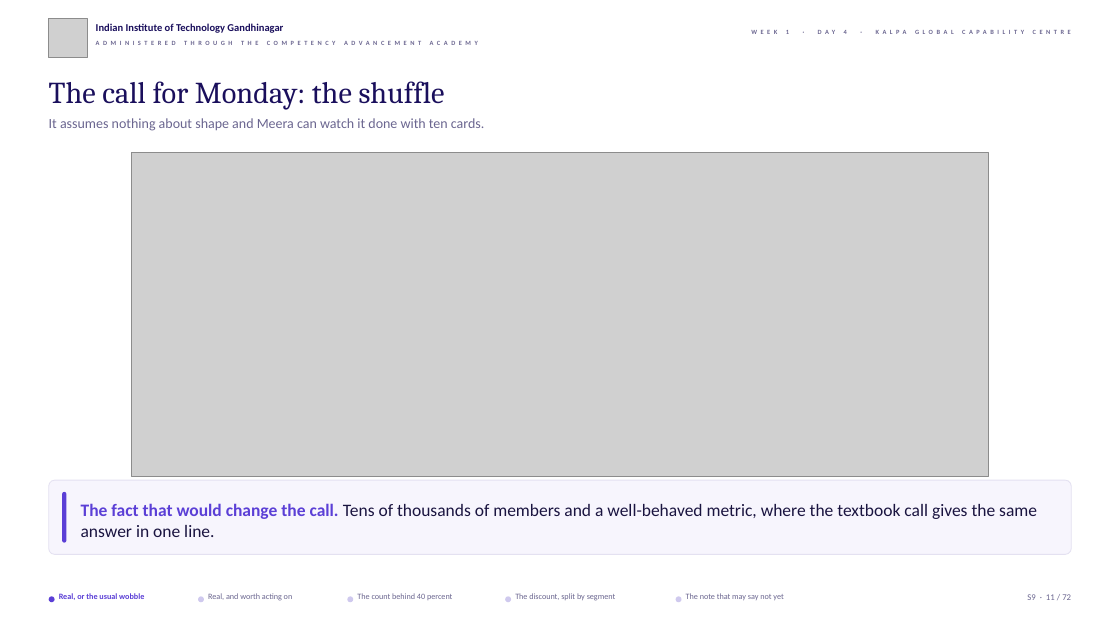
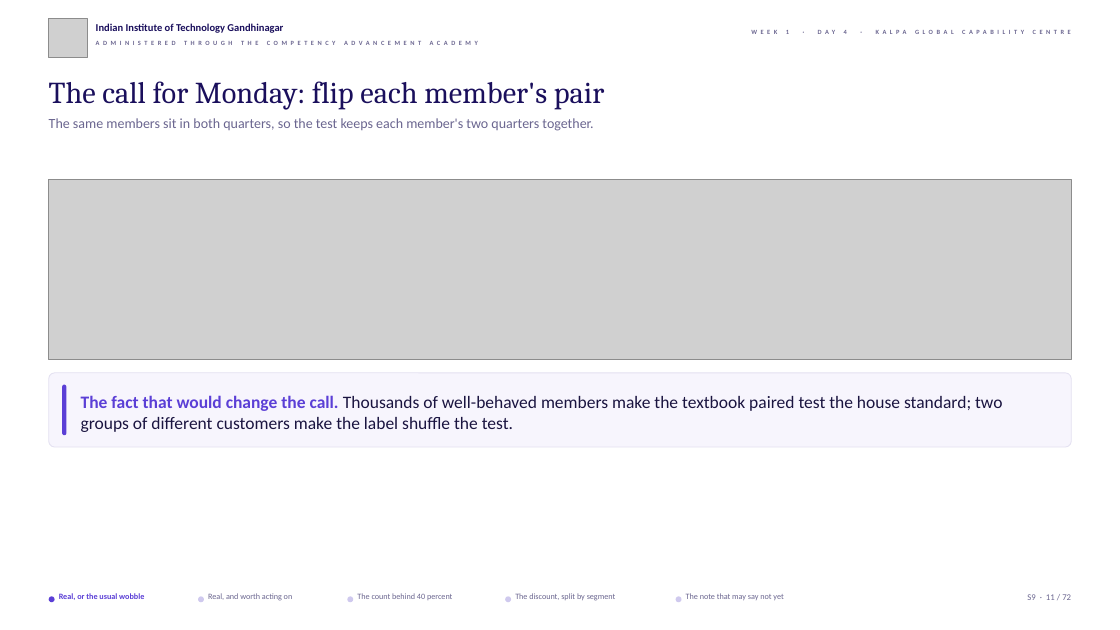
Before and after one commit to fde-academy-lab/c2-content-factory, a slide deck: slide 11 of content/W01/D4/slides/C2_W01_D04_half1_STUDENT.pptx. Drawn at 1120x630 pixels with LibreOffice and Linux fonts; fonts in the diff are those of the drawing; grey boxes stand for pictures; background and template pictures are left out. Boxes give left, top, right and bottom in pixels: in the first picture for what was removed or moved away, otherwise in the second. Text is boxed around its words. In the diff, an @@ line names an element or a change of style, - is before the commit and + after.

```diff
--- a/content/W01/D4/slides/C2_W01_D04_half1_STUDENT.pptx
+++ b/content/W01/D4/slides/C2_W01_D04_half1_STUDENT.pptx
@@ text at (49, 81, 604, 109): text changed @@
-The call for Monday: the shuffle
+The call for Monday: flip each member's pair
@@ text at (49, 118, 593, 131): text changed @@
-It assumes nothing about shape and Meera can watch it done with ten cards.
+The same members sit in both quarters, so the test keeps each member's two quarters together.
@@ picture: place and size @@
-picture at (132, 153, 989, 476)
+picture at (49, 180, 1071, 360)
@@ rounded rectangle: place and size @@
-rounded rectangle at (49, 481, 1071, 555)
+rounded rectangle at (49, 373, 1071, 447)
@@ rounded rectangle: place and size @@
-rounded rectangle at (62, 492, 66, 543)
+rounded rectangle at (62, 385, 66, 435)
@@ text at (81, 395, 1002, 432): text changed @@
-The fact that would change the call. Tens of thousands of members and a well-behaved metric, where the textbook call gives the same answer in one line.
+The fact that would change the call. Thousands of well-behaved members make the textbook paired test the house standard; two groups of different customers make the label shuffle the test.
```
Also in this commit, not shown: 52 other slides changed, 4 other files.
